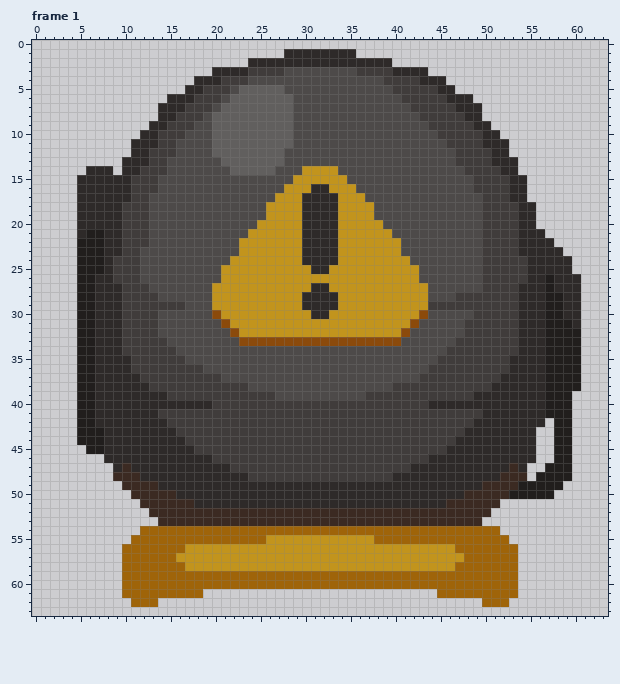
Edited in one commit: pixel-art file (levels_and_level_objects/enemy_dropper/enemy_dropper.aseprite). The picture above was drawn from the file before the commit.
64x64 pixels, 4 frames. Shown: frame 1. The commit also changed other frames, which this record leaves out.
The same view after the edit:
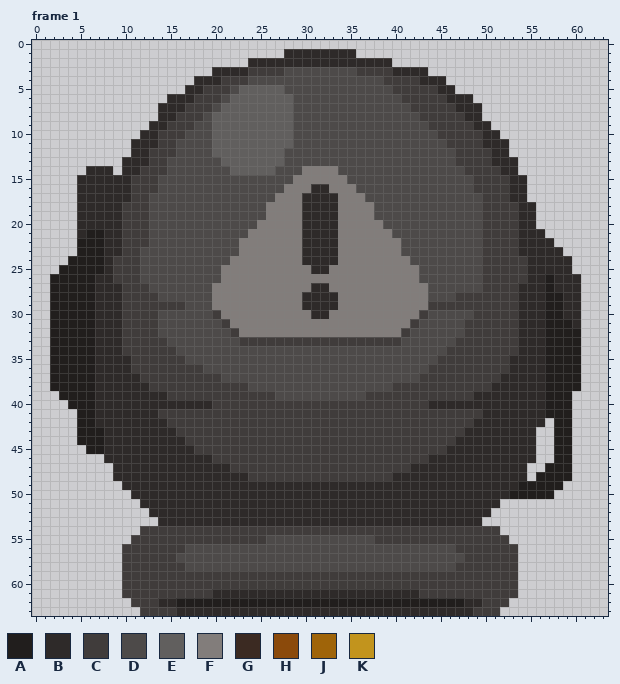
Palette (. is transparent): A #211e1d  B #2e2a29  C #403c3b  D #4d4a49  E #615f5e  F #827d7b  G #3b2a22  H #8b4a0b  J #9f6409  K #c2941d
From old to new:
layer "Layer 4" added
Frame 1, layers "Layer 1", "Layer 2", "Layer 4":
y 14: x 30..33 KKKK -> FFFF
y 15: x 29..34 KKKKKK -> FFFFFF
y 16: x 28..30 KKK -> FFF; x 33..35 KKK -> FFF
y 17: x 27..29 KKK -> FFF; x 34..36 KKK -> FFF
y 18..19: x 26..29 KKKK -> FFFF; x 34..37 KKKK -> FFFF
y 20: x 25..29 KKKKK -> FFFFF; x 34..38 KKKKK -> FFFFF
y 21: x 24..29 KKKKKK -> FFFFFF; x 34..39 KKKKKK -> FFFFFF
y 22..23: x 23..29 KKKKKKK -> FFFFFFF; x 34..40 KKKKKKK -> FFFFFFF
y 24: x 4 . -> A; x 22..29 KKKKKKKK -> FFFFFFFF; x 34..41 KKKKKKKK -> FFFFFFFF
y 25: x 3..4 .. -> AA; x 21..30 KKKKKKKKKK -> FFFFFFFFFF; x 33..42 KKKKKKKKKK -> FFFFFFFFFF
y 26: x 2..4 ... -> AAA; x 21..42 KKKKKKKKKKKKKKKKKKKKKK -> FFFFFFFFFFFFFFFFFFFFFF
y 27: x 2..4 ... -> AAA; x 20..30 KKKKKKKKKKK -> FFFFFFFFFFF; x 33..43 KKKKKKKKKKK -> FFFFFFFFFFF
y 28..29: x 2..4 ... -> AAA; x 20..29 KKKKKKKKKK -> FFFFFFFFFF; x 34..43 KKKKKKKKKK -> FFFFFFFFFF
y 30: x 2..4 ... -> AAA; x 20..30 HKKKKKKKKKK -> CFFFFFFFFFF; x 33..43 KKKKKKKKKKH -> FFFFFFFFFFC
y 31: x 2..4 ... -> AAA; x 21..42 HKKKKKKKKKKKKKKKKKKKKH -> CFFFFFFFFFFFFFFFFFFFFC
y 32: x 2..4 ... -> AAA; x 22..41 HKKKKKKKKKKKKKKKKKKH -> CFFFFFFFFFFFFFFFFFFC
y 33: x 2..4 ... -> AAA; x 23..40 HHHHHHHHHHHHHHHHHH -> CCCCCCCCCCCCCCCCCC
y 34..38: x 2..4 ... -> AAA
y 39: x 3..4 .. -> AA
y 40: x 4 . -> A
y 47: x 10 G -> B; x 53 G -> B
y 48: x 9..11 GGG -> BBB; x 52..54 GGG -> BBB
y 49: x 10..13 GGGG -> BBBB; x 50..53 GGGG -> BBBB
y 50: x 11..15 GGGGG -> BBBBB; x 48..52 GGGGG -> BBBBB
y 51: x 12..17 GGGGGG -> BBBBBB; x 46..51 GGGGGG -> BBBBBB
y 52: x 13..50 GGGGGGGGGGGGGGGGGGGGGGGGGGGGGGGGGGGGGG -> BBBBBBBBBBBBBBBBBBBBBBBBBBBBBBBBBBBBBB
y 53: x 14..49 GGGGGGGGGGGGGGGGGGGGGGGGGGGGGGGGGGGG -> BBBBBBBBBBBBBBBBBBBBBBBBBBBBBBBBBBBB
y 54: x 12..51 JJJJJJJJJJJJJJJJJJJJJJJJJJJJJJJJJJJJJJJJ -> CCCCCCCCCCCCCCCCCCCCCCCCCCCCCCCCCCCCCCCC
y 55: x 11..52 JJJJJJJJJJJJJJJKKKKKKKKKKKKJJJJJJJJJJJJJJJ -> CCCCCCCCCCCCCCCDDDDDDDDDDDDCCCCCCCCCCCCCCC
y 56: x 10..53 JJJJJJJKKKKKKKKKKKKKKKKKKKKKKKKKKKKKKJJJJJJJ -> CCCCCCCDDDDDDDDDDDDDDDDDDDDDDDDDDDDDDCCCCCCC
y 57: x 10..53 JJJJJJKKKKKKKKKKKKKKKKKKKKKKKKKKKKKKKKJJJJJJ -> CCCCCCDDDDDDDDDDDDDDDDDDDDDDDDDDDDDDDDCCCCCC
y 58: x 10..53 JJJJJJJKKKKKKKKKKKKKKKKKKKKKKKKKKKKKKJJJJJJJ -> CCCCCCCDDDDDDDDDDDDDDDDDDDDDDDDDDDDDDCCCCCCC
y 59..60: x 10..53 JJJJJJJJJJJJJJJJJJJJJJJJJJJJJJJJJJJJJJJJJJJJ -> CCCCCCCCCCCCCCCCCCCCCCCCCCCCCCCCCCCCCCCCCCCC
y 61: x 10..53 JJJJJJJJJ..........................JJJJJJJJJ -> CCCCCCCCCCBBBBBBBBBBBBBBBBBBBBBBBCCCCCCCCCCC
y 62: x 11..52 JJJ....................................JJJ -> CCCBBAAAAAAAAAAAAAAAAAAAAAAAAAAAAAAAABBCCC
y 63: x 12..51 ........................................ -> CCCCBBBBBBBBBBBBBBBBBBBBBBBBBBBBBBBBBCCC
Where, in picture pixels (left, top, right, bottom), the same in both pictures:
changed: (212, 166, 428, 346)
added: (50, 256, 77, 409)
changed: (113, 463, 527, 616)
